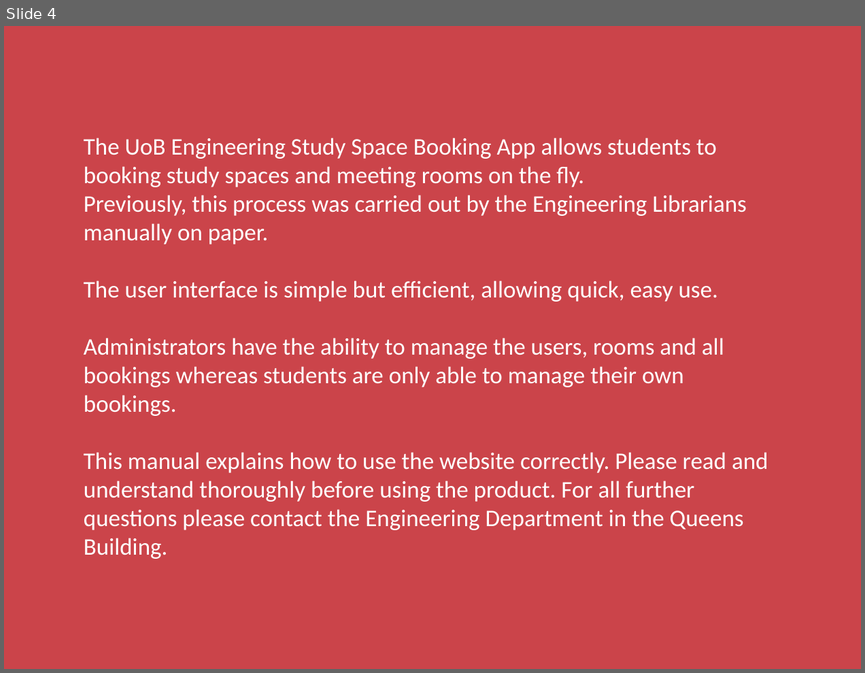
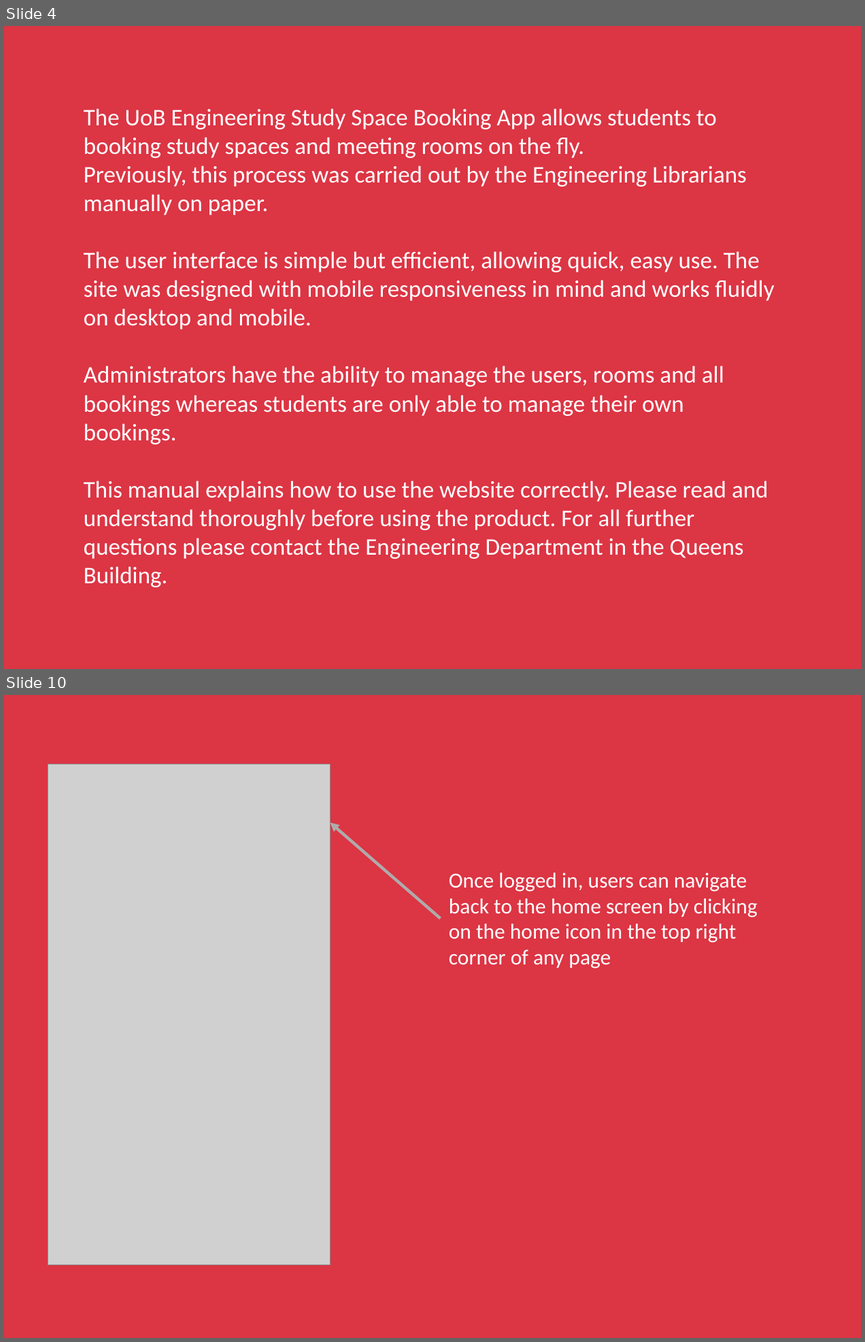
Before and after one commit to ah16165/University-Study-Space-Booking-App, a slide deck: Not_Main_Application/UserManual.pptx. Shown one above the other, each under a label of ours: slide 4 before the commit, slides 4 and 10 after it; the slides between them are not shown. The pictures are 865x673 and 865x1342 pixels, drawn with LibreOffice and Linux fonts; fonts in the diff are those of the drawing; grey boxes stand for pictures. Boxes give left, top, right and bottom in pixels: in the first picture for what was removed or moved away, otherwise in the second. Text is boxed around its words. In the diff, an @@ line names an element or a change of style, - is before the commit and + after.

Commit message:
More work on user manual

```diff
--- a/Not_Main_Application/UserManual.pptx
+++ b/Not_Main_Application/UserManual.pptx
@@ slide 10 added at [4,695,861,1338], background #DC3544 @@
@@ picture added at [48,764,330,1265] @@
@@ arrow added from (440, 919) to (330, 823), #AFABAB 2.5 pt @@
@@ text added at [449,872,757,968], 18 pt, text #FFFFFF @@
+Once logged in, users can navigate back to the home screen by clicking on the home icon in the top right corner of any page
@@ slide 4 changed as well @@
@@ background #CB444A to #DC3544 @@
@@ text "The UoB Engineering Study Space ...": place and size @@
-text "The UoB Engineering Study Space ..." at [84,138,768,558]
+text "The UoB Engineering Study Space ..." at [84,108,774,587]
@@ text at [84,251,774,329]: text changed @@
-The user interface is simple but efficient, allowing quick, easy use.
+The user interface is simple but efficient, allowing quick, easy use. The site was designed with mobile responsiveness in mind and works fluidly on desktop and mobile.
```
Also in this commit, not shown: 3 other slides changed, 29 other slides added, 1 slide removed.
